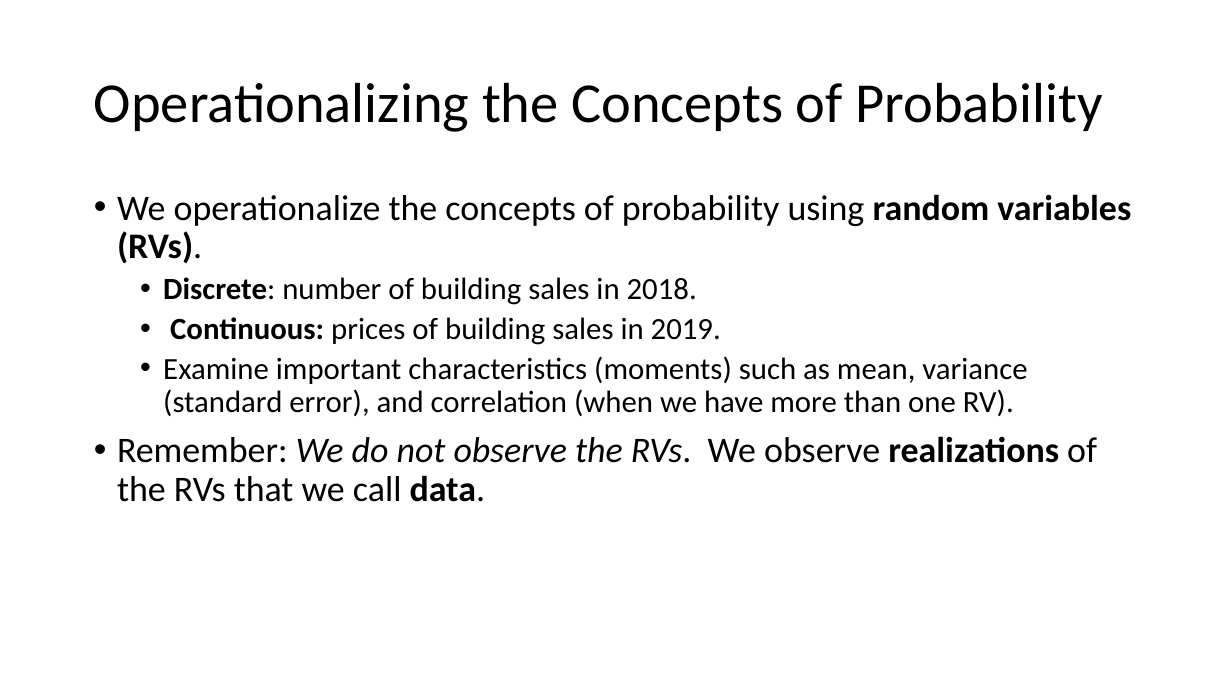
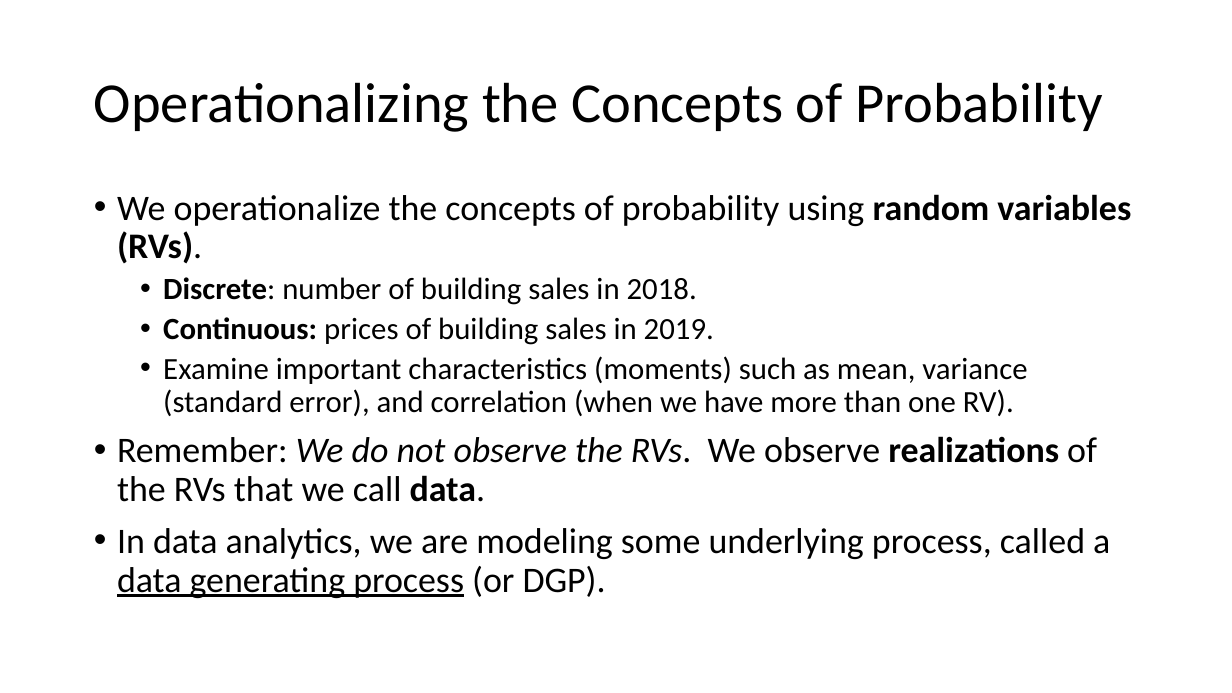
Before and after one commit to thsavage/Code-Shards, a slide deck: slide 12 of Session 1.pptx (slide 10 before the commit). Drawn at 1232x693 pixels with LibreOffice and Linux fonts; fonts in the diff are those of the drawing. Boxes give left, top, right and bottom in pixels: in the first picture for what was removed or moved away, otherwise in the second. Text is boxed around its words. In the diff, an @@ line names an element or a change of style, - is before the commit and + after.

```diff
--- a/Session 1.pptx
+++ b/Session 1.pptx
@@ text at (117,528,1110,598): paragraph added @@
+• In data analytics, we are modeling some underlying process, called a data generating process (or DGP).
```
Also in this commit, not shown: 10 other slides changed, 7 slides added, 1 other file.
